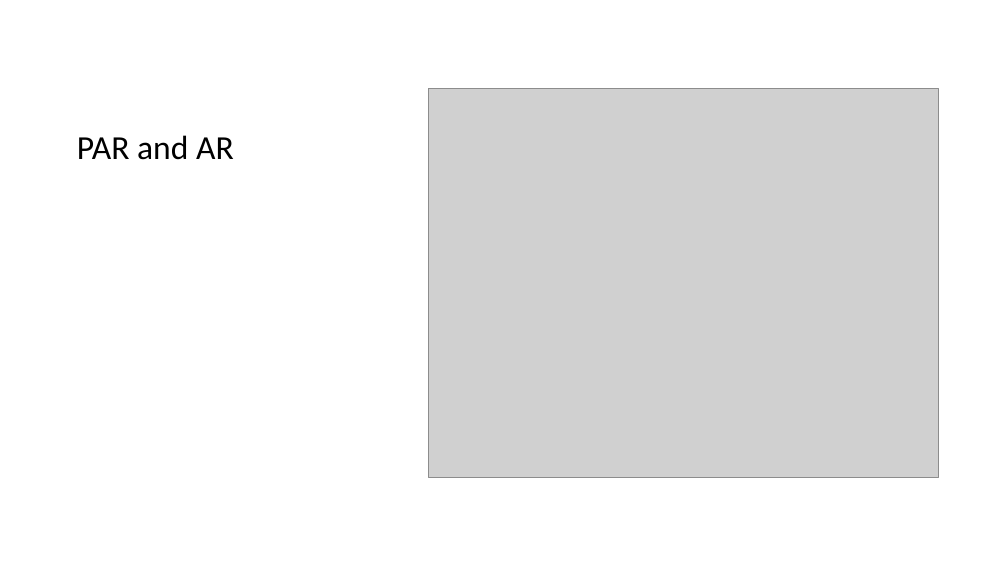
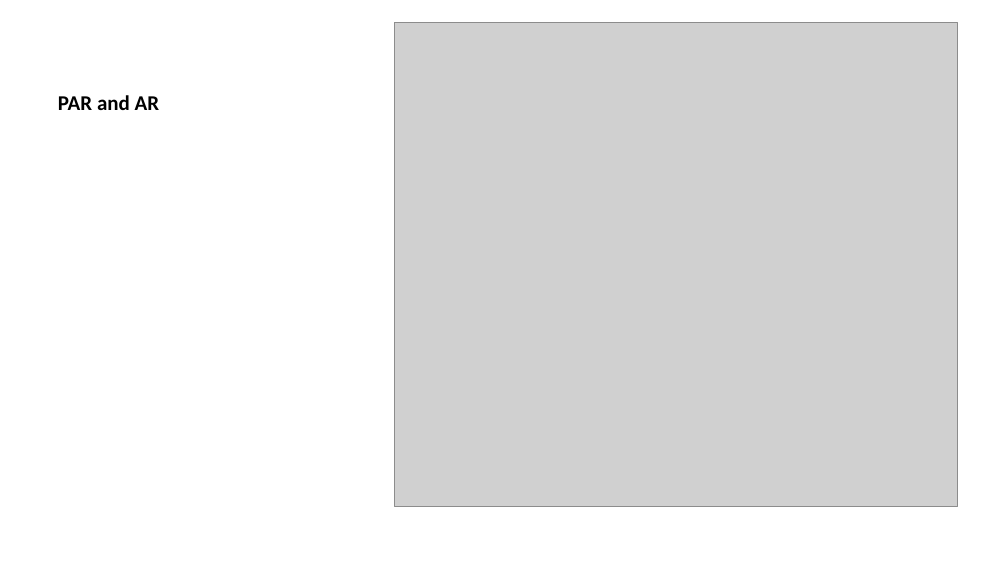
Before and after one commit to ashleyp1/BCB546X_Final_Project, a slide deck: slide 22 of PowerPoint Presentation for Final.pptx. Drawn at 1008x567 pixels with LibreOffice and Linux fonts; fonts in the diff are those of the drawing; grey boxes stand for pictures. Boxes give left, top, right and bottom in pixels: in the first picture for what was removed or moved away, otherwise in the second. Text is boxed around its words. In the diff, an @@ line names an element or a change of style, - is before the commit and + after.

```diff
--- a/PowerPoint Presentation for Final.pptx
+++ b/PowerPoint Presentation for Final.pptx
@@ title "PAR and AR": place and size @@
-title "PAR and AR" at bbox=[77, 135, 234, 160]
+title "PAR and AR" at bbox=[58, 95, 160, 110]
@@ title "PAR and AR" at bbox=[58, 95, 160, 110]: size 32 to 20 pt, bold on; line spacing 0.9 to 1 @@
@@ picture: place and size @@
-picture at bbox=[429, 88, 939, 477]
+picture at bbox=[394, 23, 957, 507]
```
Also in this commit, not shown: 13 other slides changed, 5 slides added, 2 other files.
